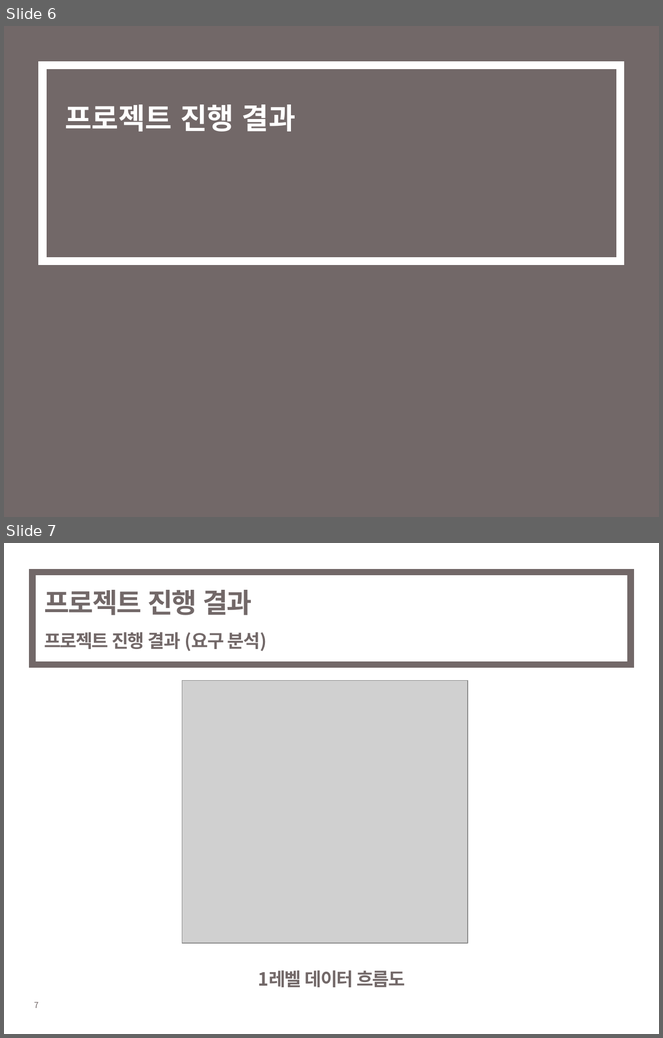
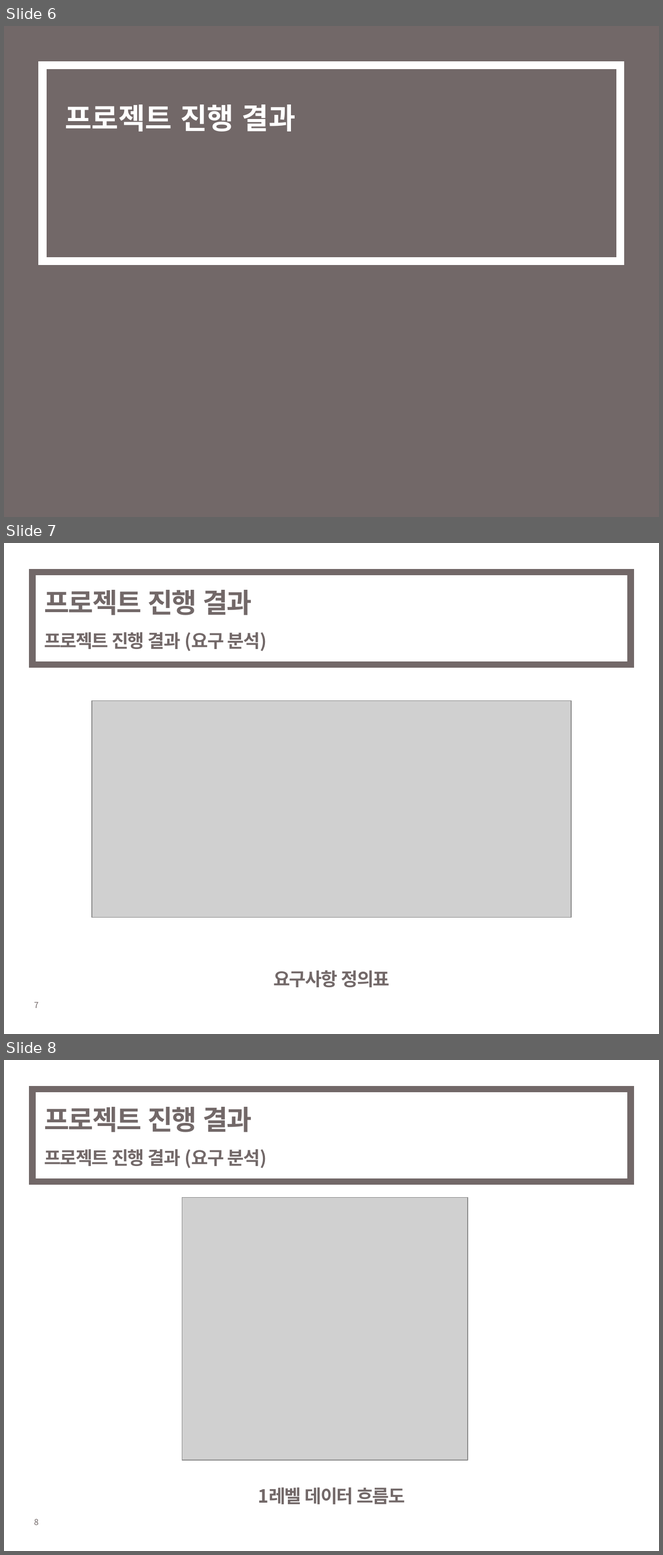
Before and after one commit to grapgrap/SourGrape, a slide deck: !Document/발표자료/sourgrape0822.pptx. Shown one above the other, each under a label of ours: slides 6 and 7 before the commit, slides 6, 7 and 8 after it. The pictures are 663x1038 and 663x1555 pixels, drawn with LibreOffice and Linux fonts; fonts in the diff are those of the drawing; grey boxes stand for pictures. Boxes give left, top, right and bottom in pixels: in the first picture for what was removed or moved away, otherwise in the second. Text is boxed around its words. In the diff, an @@ line names an element or a change of style, - is before the commit and + after.

```diff
--- a/!Document/발표자료/sourgrape0822.pptx
+++ b/!Document/발표자료/sourgrape0822.pptx
@@ slide 7 added at (4,543,659,1034), background #FFFFFF; not listed: 1 template element that a slide beside it also shows @@
@@ rectangle added at (32,572,631,665), outline #726868 7 pt @@
@@ title added at (44,590,267,651), 20 pt, text #726868, bold @@
+프로젝트 진행 결과
+프로젝트 진행 결과 (요구 분석)
@@ picture added at (92,701,571,918) @@
@@ text added at (273,970,389,988), 20 pt, text #726868, bold @@
+요구사항 정의표
@@ what was slide 7 is now slide 8 @@
@@ page number at (34,1519,39,1525): text changed @@
-7
+8
```
Also in this commit, not shown: 1 slide changed, 1 other slide added, 4 other files.
